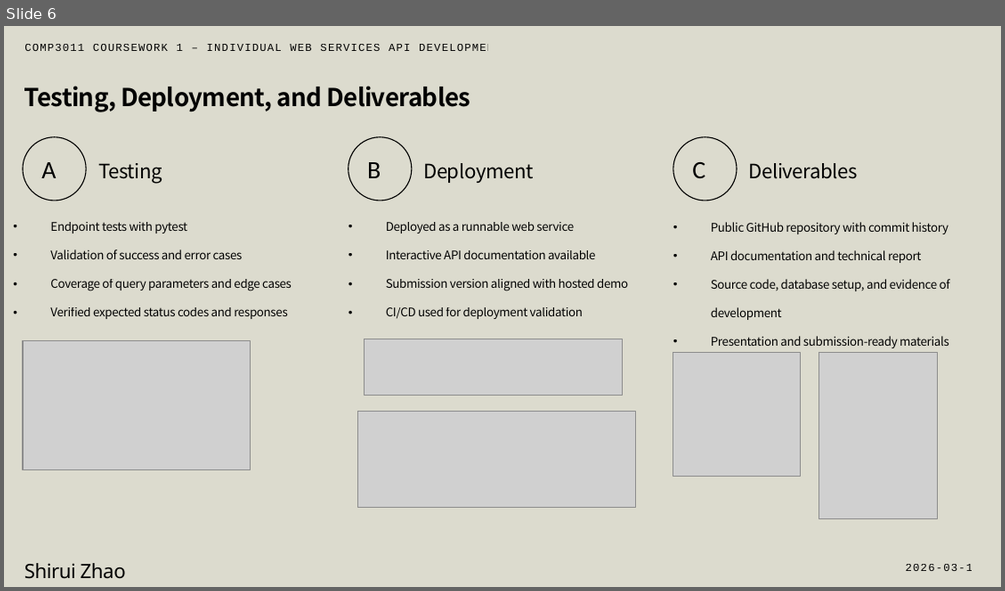
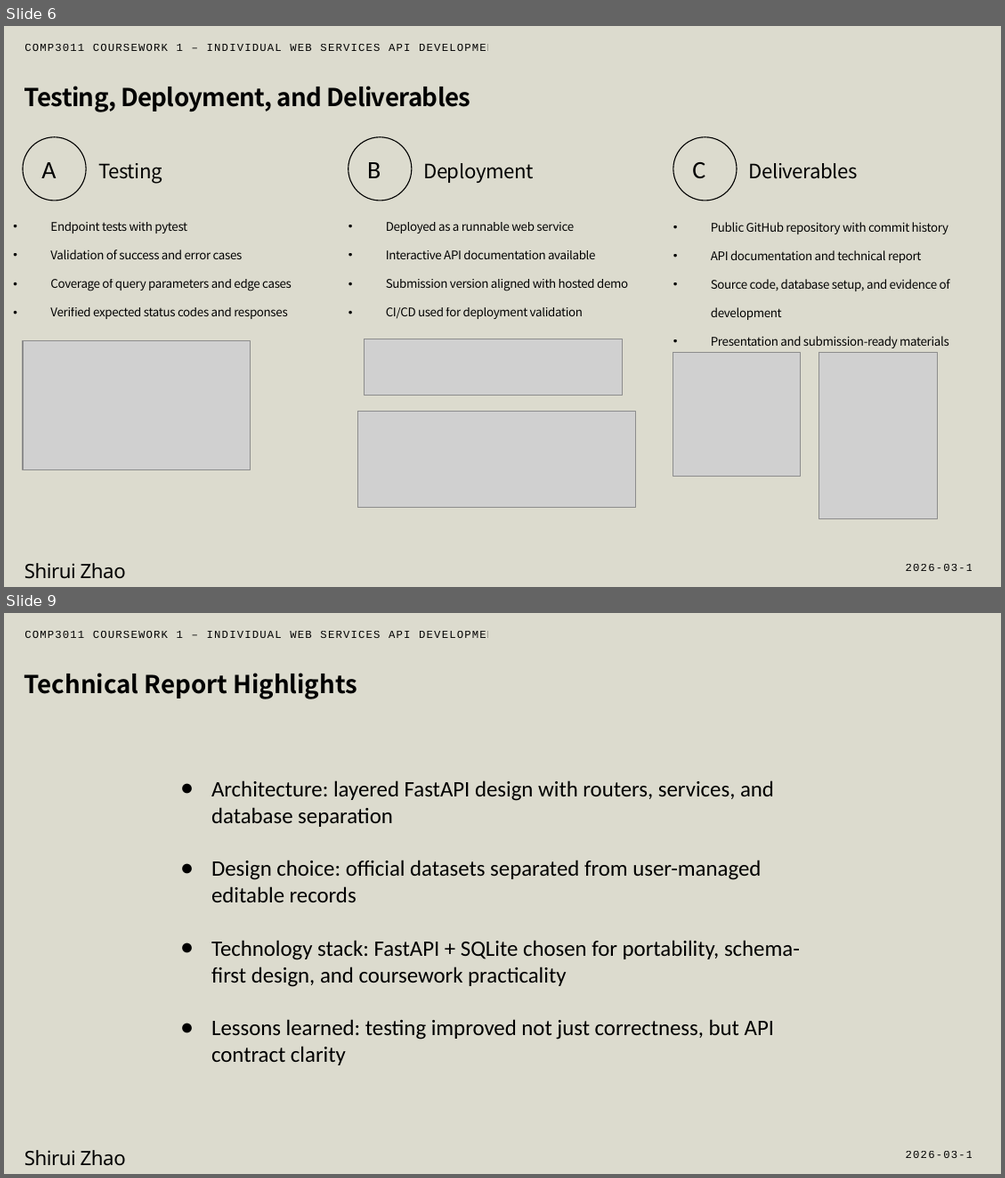
Before and after one commit to SHIRUIZHAOIILLiil/housing-api, a slide deck: docs/Housing-API.pptx. Shown one above the other, each under a label of ours: slide 6 before the commit, slides 6 and 9 after it; the slides between them are not shown. The pictures are 1005x591 and 1005x1178 pixels, drawn with LibreOffice and Linux fonts; fonts in the diff are those of the drawing; grey boxes stand for pictures. Boxes give left, top, right and bottom in pixels: in the first picture for what was removed or moved away, otherwise in the second. Text is boxed around its words. In the diff, an @@ line names an element or a change of style, - is before the commit and + after.

```diff
--- a/docs/Housing-API.pptx
+++ b/docs/Housing-API.pptx
@@ slide 9 added at bbox=[4, 613, 1001, 1174], background #DCDBCE @@
@@ text added at bbox=[24, 631, 502, 638], 7.8 pt, text #000000 @@
+COMP3011 COURSEWORK 1 – INDIVIDUAL WEB SERVICES API DEVELOPMENT PROJECT
@@ text added at bbox=[24, 673, 357, 699], 17.8 pt, text #000000, bold @@
+Technical Report Highlights
@@ text added at bbox=[211, 780, 800, 1065], 16 pt, text #000000 @@
+● Architecture: layered FastAPI design with routers, services, and database separation
+● Design choice: official datasets separated from user-managed editable records
+● Technology stack: FastAPI + SQLite chosen for portability, schema-first design, and coursework practicality
+● Lessons learned: testing improved not just correctness, but API contract clarity
@@ text added at bbox=[24, 1150, 126, 1166], 14.2 pt, text #000000 @@
+Shirui Zhao
@@ text added at bbox=[906, 1151, 980, 1158], 7.8 pt, text #000000 @@
+2026-03-12
```
Also in this commit, not shown: 1 slide changed, 3 other slides added, 1 other file.
